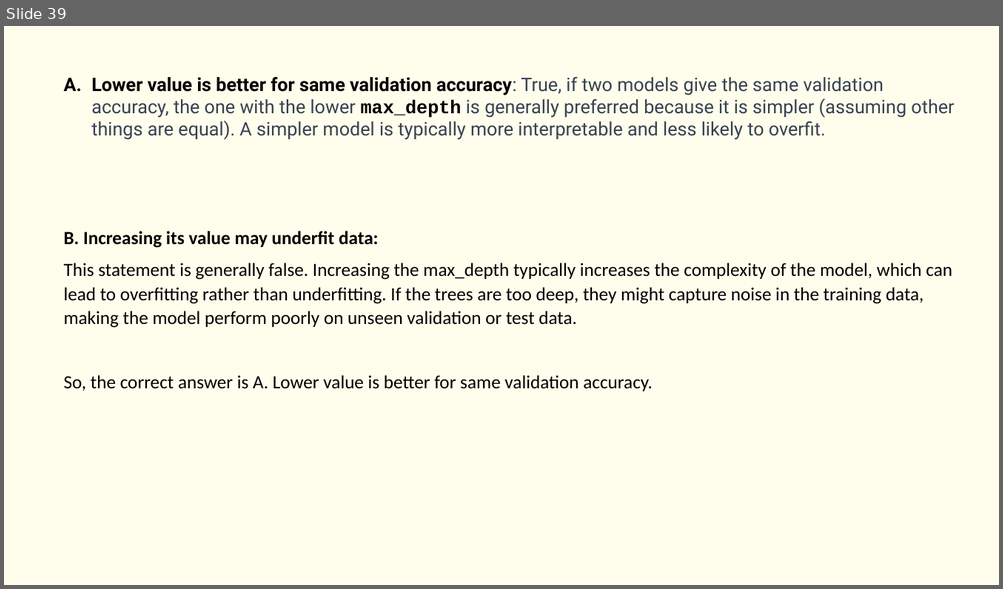
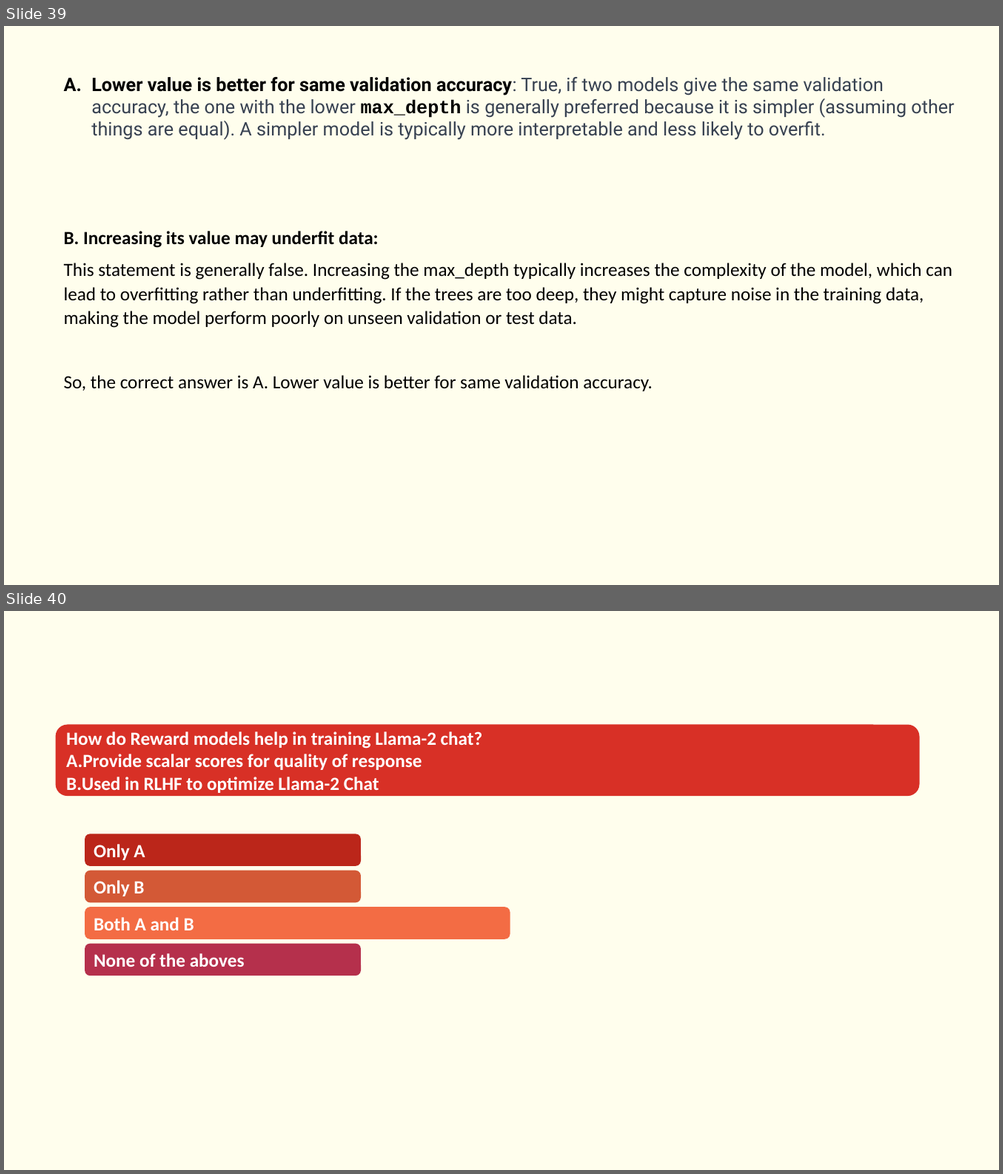
Before and after one commit to Saira55/Machine-Learning-Multiple-Choice-Questions, a slide deck: Machine Learning Quiz Question.pptx. Shown one above the other, each under a label of ours: slide 39 before the commit, slides 39 and 40 after it. The pictures are 1003x589 and 1003x1174 pixels, drawn with LibreOffice and Linux fonts; fonts in the diff are those of the drawing. Boxes give left, top, right and bottom in pixels: in the first picture for what was removed or moved away, otherwise in the second. Text is boxed around its words. In the diff, an @@ line names an element or a change of style, - is before the commit and + after.

```diff
--- a/Machine Learning Quiz Question.pptx
+++ b/Machine Learning Quiz Question.pptx
@@ slide 40 added at (4, 611, 999, 1170), background #FFFEED @@
@@ rounded rectangle added at (56, 724, 919, 796), fill #D83026, 18 pt, text #FFFFFF, bold @@
+How do Reward models help in training Llama-2 chat?
+A.Provide scalar scores for quality of response
+B.Used in RLHF to optimize Llama-2 Chat
@@ rounded rectangle added at (85, 834, 361, 866), fill #BB261A, 18 pt, text #FFFFFF, bold @@
+Only A
@@ rounded rectangle added at (85, 871, 361, 903), fill #D35936, 18 pt, text #FFFFFF, bold @@
+Only B
@@ rounded rectangle added at (85, 907, 510, 940), fill #F36C44, 18 pt, text #FFFFFF, bold @@
+Both A and B
@@ rounded rectangle added at (85, 944, 361, 976), fill #B5304C, 18 pt, text #FFFFFF, bold @@
+None of the aboves
```
Also in this commit, not shown: 1 other slide added, 1 slide removed.
